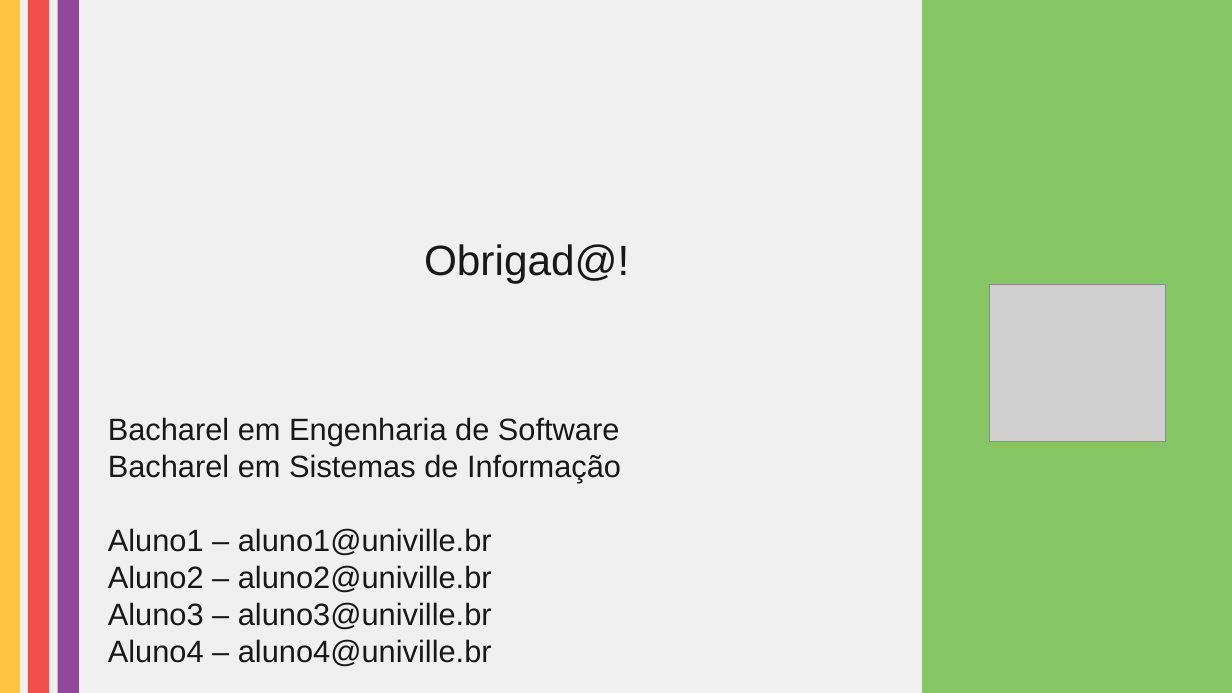
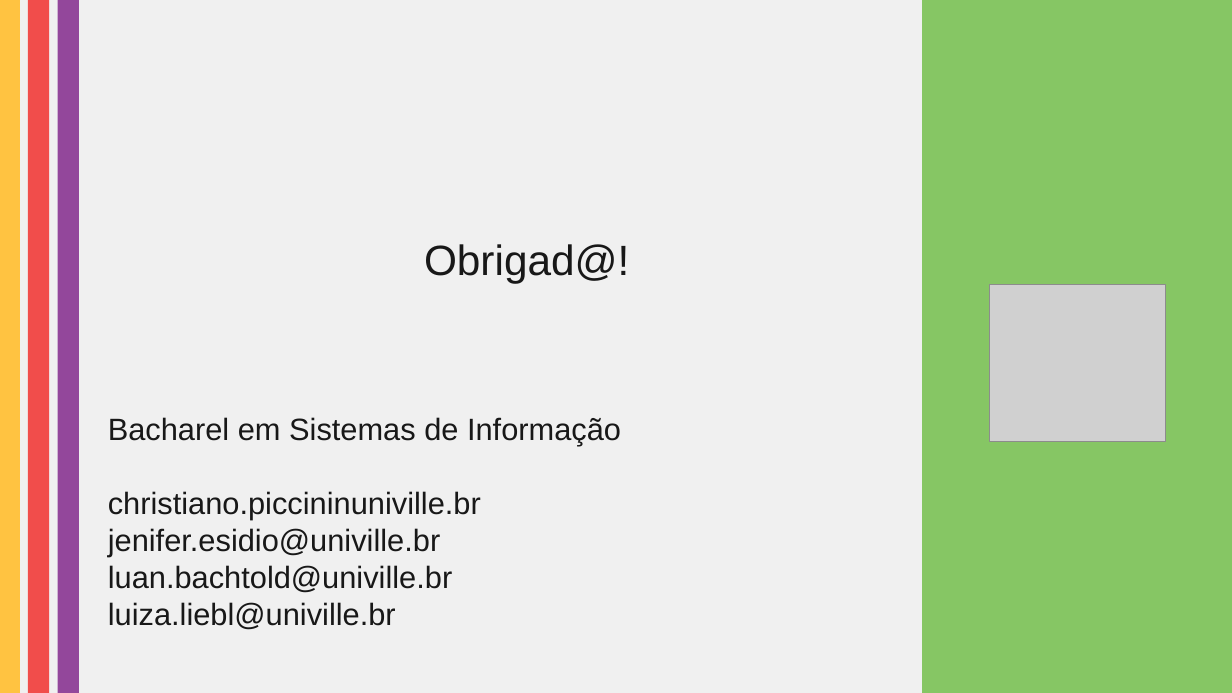
Before and after one commit to JEsidio/stack-min-project, a slide deck: slide 9 of stack-min-project/template-presentation-stack-min.pptx (slide 6 before the commit). Drawn at 1232x693 pixels with LibreOffice and Linux fonts; fonts in the diff are those of the drawing; grey boxes stand for pictures. Boxes give left, top, right and bottom in pixels: in the first picture for what was removed or moved away, otherwise in the second. Text is boxed around its words. In the diff, an @@ line names an element or a change of style, - is before the commit and + after.

```diff
--- a/stack-min-project/template-presentation-stack-min.pptx
+++ b/stack-min-project/template-presentation-stack-min.pptx
@@ text at [108, 417, 619, 446]: paragraph removed @@
-Bacharel em Engenharia de Software
@@ text at [108, 491, 481, 630]: text changed @@
-Aluno1 – aluno1@univille.br
-Aluno2 – aluno2@univille.br
-Aluno3 – aluno3@univille.br
-Aluno4 – aluno4@univille.br
+christiano.piccininuniville.br
+jenifer.esidio@univille.br
+luan.bachtold@univille.br
+luiza.liebl@univille.br
```
Also in this commit, not shown: 3 other slides changed, 3 slides added, 3 other files.
